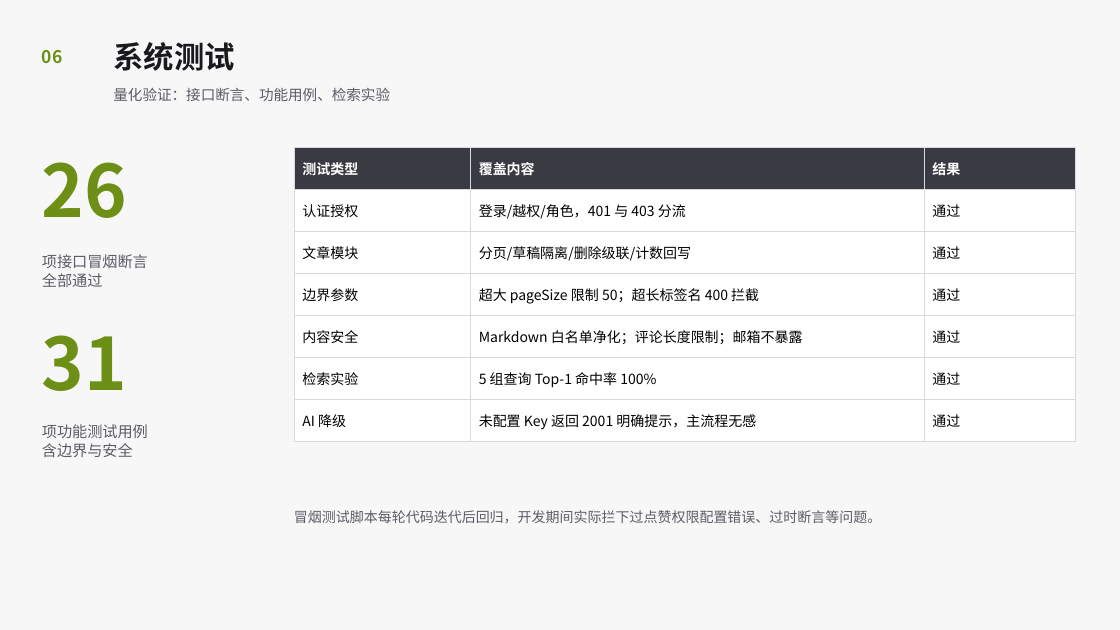
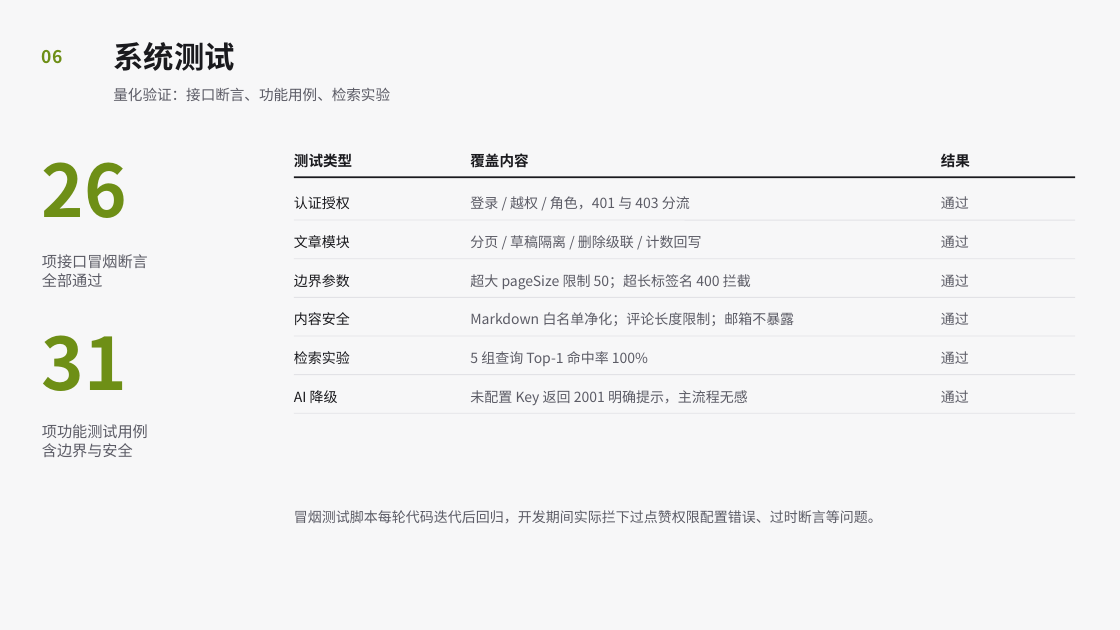
Before and after one commit to lggyx/inkpress2agent, a slide deck: slide 13 of docs/PPT/InkPress答辩PPT.pptx. Drawn at 1120x630 pixels with LibreOffice and Linux fonts; fonts in the diff are those of the drawing. Boxes give left, top, right and bottom in pixels: in the first picture for what was removed or moved away, otherwise in the second. Text is boxed around its words. In the diff, an @@ line names an element or a change of style, - is before the commit and + after.

```diff
--- a/docs/PPT/InkPress答辩PPT.pptx
+++ b/docs/PPT/InkPress答辩PPT.pptx
@@ table removed at (x1=294, y1=147, x2=1075, y2=434), 7 rows, 3 columns @@
-测试类型 | 覆盖内容 | 结果
-认证授权 | 登录/越权/角色，401 与 403 分流 | 通过
-文章模块 | 分页/草稿隔离/删除级联/计数回写 | 通过
-边界参数 | 超大 pageSize 限制 50；超长标签名 400 拦截 | 通过
-内容安全 | Markdown 白名单净化；评论长度限制；邮箱不暴露 | 通过
-检索实验 | 5 组查询 Top-1 命中率 100% | 通过
-AI 降级 | 未配置 Key 返回 2001 明确提示，主流程无感 | 通过
@@ text added at (x1=294, y1=153, x2=352, y2=167), 12.5 pt, text #1A1A1E, bold @@
+测试类型
@@ line added from (294, 177) to (1075, 177), #1A1A1E 1.5 pt @@
@@ text added at (x1=470, y1=151, x2=528, y2=170), 12.5 pt, text #1A1A1E, bold @@
+覆盖内容
@@ text added at (x1=941, y1=151, x2=970, y2=170), 12.5 pt, text #1A1A1E, bold @@
+结果
@@ text added at (x1=294, y1=196, x2=350, y2=209), 12 pt, text #1A1A1E @@
+认证授权
@@ text added at (x1=470, y1=196, x2=690, y2=209), 12 pt, text #5C5C66 @@
+登录 / 越权 / 角色，401 与 403 分流
@@ text added at (x1=941, y1=196, x2=969, y2=209), 12 pt, text #5C5C66 @@
+通过
@@ line added from (294, 220) to (1075, 220), #E2E2E6 0.75 pt @@
@@ text added at (x1=294, y1=235, x2=350, y2=248), 12 pt, text #1A1A1E @@
+文章模块
@@ text added at (x1=470, y1=235, x2=702, y2=248), 12 pt, text #5C5C66 @@
+分页 / 草稿隔离 / 删除级联 / 计数回写
@@ text added at (x1=941, y1=235, x2=969, y2=248), 12 pt, text #5C5C66 @@
+通过
@@ line added from (294, 259) to (1075, 259), #E2E2E6 0.75 pt @@
@@ text added at (x1=294, y1=274, x2=350, y2=287), 12 pt, text #1A1A1E @@
+边界参数
@@ line added from (294, 297) to (1075, 297), #E2E2E6 0.75 pt @@
@@ text added at (x1=470, y1=274, x2=751, y2=290), 12 pt, text #5C5C66 @@
+超大 pageSize 限制 50；超长标签名 400 拦截
@@ text added at (x1=941, y1=274, x2=969, y2=287), 12 pt, text #5C5C66 @@
+通过
@@ text added at (x1=294, y1=312, x2=350, y2=325), 12 pt, text #1A1A1E @@
+内容安全
@@ text added at (x1=470, y1=312, x2=795, y2=326), 12 pt, text #5C5C66 @@
+Markdown 白名单净化；评论长度限制；邮箱不暴露
@@ text added at (x1=941, y1=312, x2=969, y2=325), 12 pt, text #5C5C66 @@
+通过
@@ line added from (294, 336) to (1075, 336), #E2E2E6 0.75 pt @@
@@ text added at (x1=294, y1=351, x2=350, y2=364), 12 pt, text #1A1A1E @@
+检索实验
@@ text added at (x1=470, y1=351, x2=648, y2=366), 12 pt, text #5C5C66 @@
+5 组查询 Top-1 命中率 100%
@@ text added at (x1=941, y1=351, x2=969, y2=364), 12 pt, text #5C5C66 @@
+通过
@@ line added from (294, 375) to (1075, 375), #E2E2E6 0.75 pt @@
@@ text added at (x1=294, y1=390, x2=338, y2=403), 12 pt, text #1A1A1E @@
+AI 降级
@@ line added from (294, 413) to (1075, 413), #E2E2E6 0.75 pt @@
@@ text added at (x1=470, y1=390, x2=748, y2=405), 12 pt, text #5C5C66 @@
+未配置 Key 返回 2001 明确提示，主流程无感
@@ text added at (x1=941, y1=390, x2=969, y2=403), 12 pt, text #5C5C66 @@
+通过
```
Also in this commit, not shown: 1 other slide changed, 5 other files.
